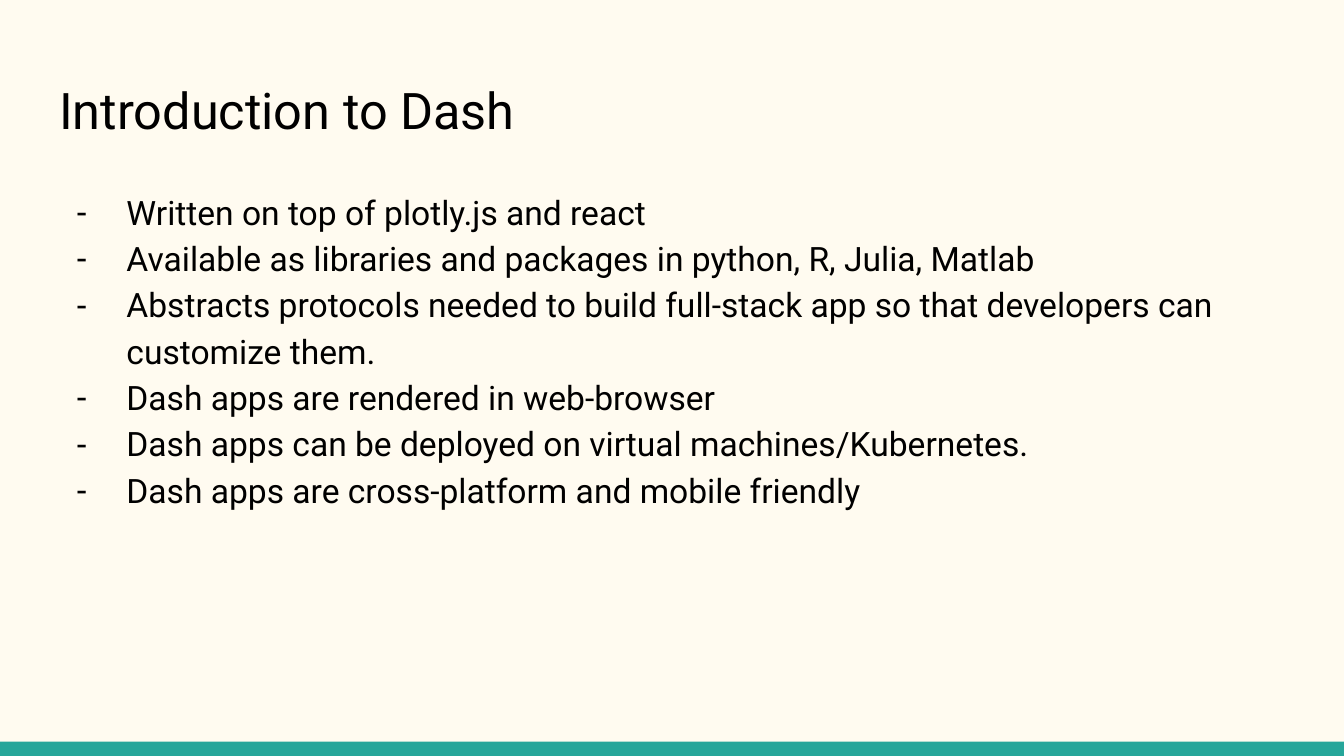
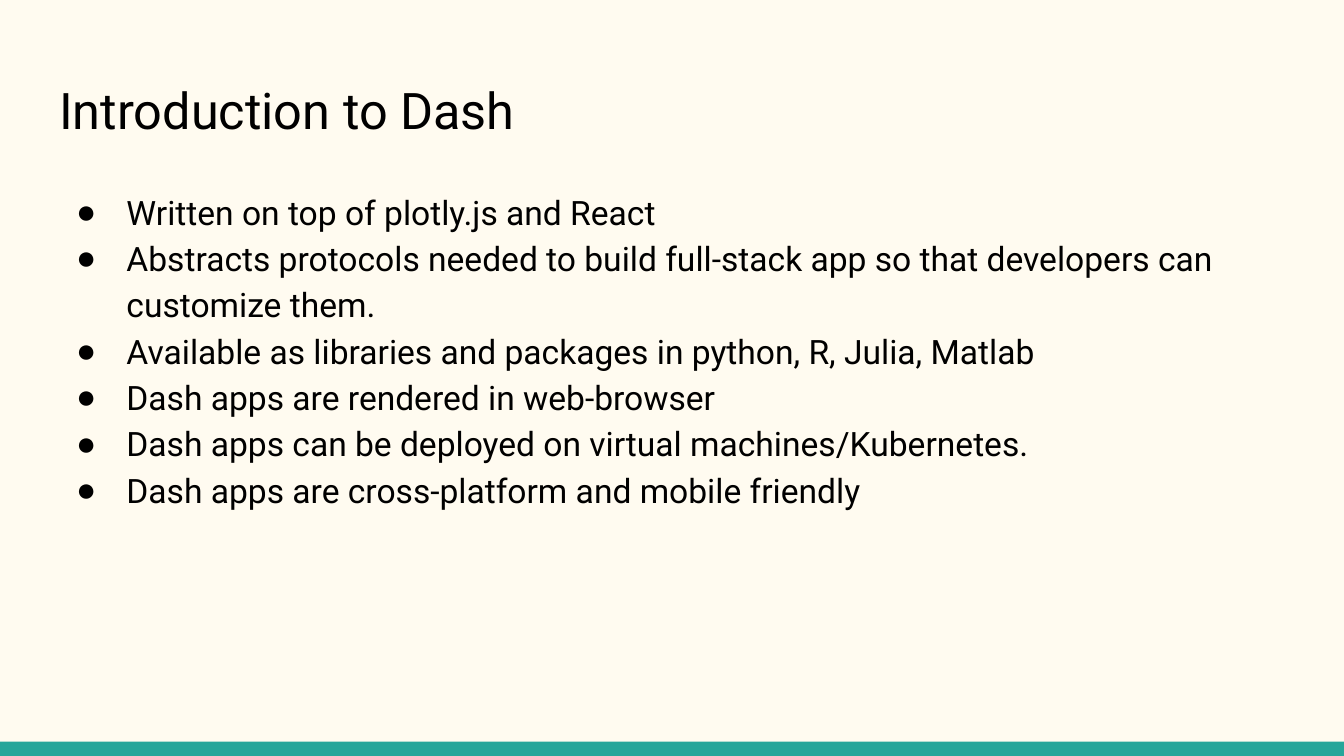
Before and after one commit to KritikaVersha/Plotly_Dash_Training, a slide deck: slide 7 of plotly-dash-training/Python with Plotly and Dash.pptx (slide 5 before the commit). Drawn at 1344x756 pixels with LibreOffice and Linux fonts; fonts in the diff are those of the drawing. Boxes give left, top, right and bottom in pixels: in the first picture for what was removed or moved away, otherwise in the second. Text is boxed around its words. In the diff, an @@ line names an element or a change of style, - is before the commit and + after.

```diff
--- a/plotly-dash-training/Python with Plotly and Dash.pptx
+++ b/plotly-dash-training/Python with Plotly and Dash.pptx
@@ text at bbox=[126, 199, 1212, 318]: text changed @@
-– Written on top of plotly.js and react
+● Written on top of plotly.js and React
+● Abstracts protocols needed to build full-stack app so that developers can customize them.
@@ text at bbox=[126, 291, 1212, 365]: paragraph removed @@
-– Abstracts protocols needed to build full-stack app so that developers can customize them.
@@ text at bbox=[126, 338, 1035, 510]: bullet - to ● @@
```
Also in this commit, not shown: 7 other slides changed, 16 slides added.
